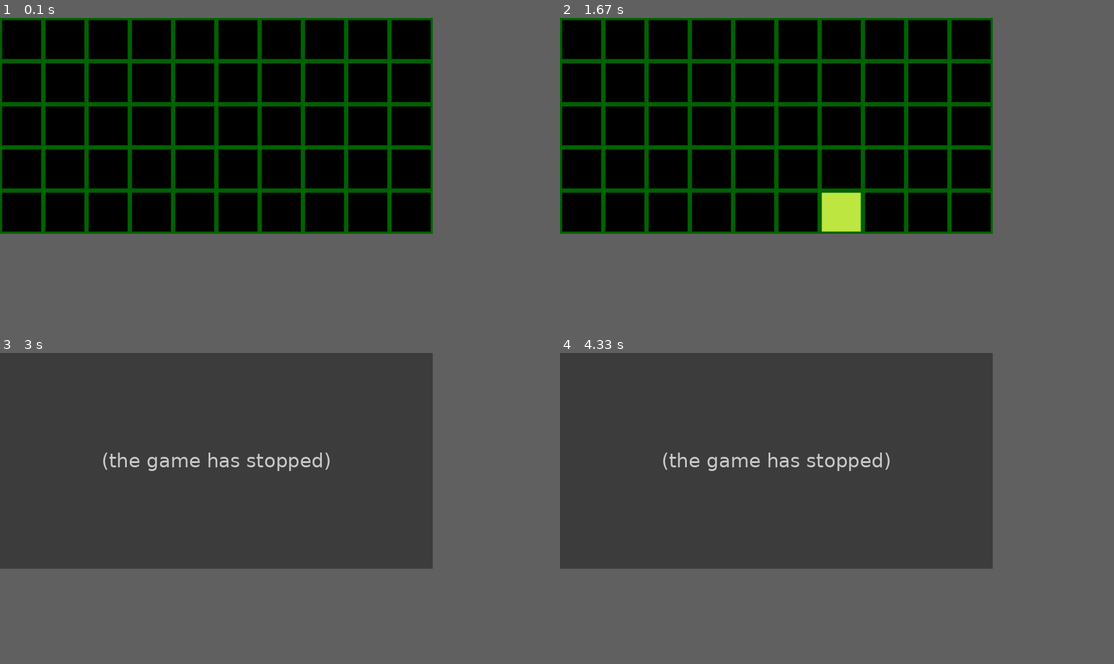
Above: before the commit, frames 1-4 (two rows, left to right).
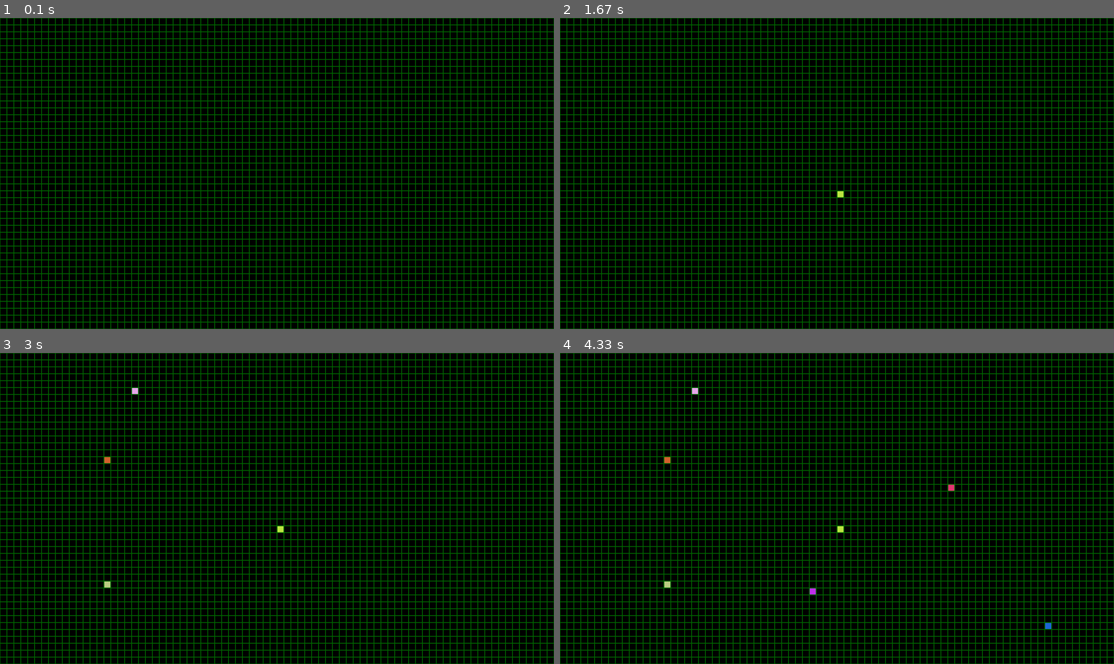
Above: after the commit, the same moments.

Repository: AtticusFinch2/Personal-stuff
Game: pygame game, started from pygameTut.py
The game is run twice, just before and just after one commit, with the same random seed, the same clock (stepped at 60 frames per second) and the same inputs.
Inputs (mouse positions are in pixels of both pictures, inside the frame that each line leads up to):
- Up to frame 1 (0.1 s): no input
- Up to frame 2 (1.67 s): click (837, 195) at 0.88 s
- Up to frame 3 (3 s): click (105, 461) at 1.72 s; click (105, 580) at 2.08 s; click (132, 393) at 2.58 s
- Up to frame 4 (4.33 s): click (809, 589) at 3.15 s; click (1047, 626) at 3.48 s; click (947, 483) at 3.92 s; click (1008, 502) at 4.32 s
In our replay, the window is 703x351 before the commit and 900x506 after it. These sizes can differ from the game's own. Grey fills any space a smaller window leaves; there, only what the larger window draws over its background counts as a difference.

The runs differ from the first frame. In frame 1, 35% of the frame differs, in the area x 0-100%, y 0-100%; in frame 2, 36%; in frame 3, 68%; in frame 4, 68%.
Error before the commit: IndexError: list assignment index out of range (pygameTut.py line 43); the game stopped at 2.08 s (later frames are placeholders)

Commit message:
Update pygameTut.py

Diff:
--- a/pygameTut.py
+++ b/pygameTut.py
@@ -1,26 +1,28 @@
 import pygame
-import copy
 import random as rand
+
 # pygame setup
 pygame.init()
-screen = pygame.display.set_mode((1000, 500))
+xScene = 1280
+yScene = 720
+screen = pygame.display.set_mode((xScene, yScene))
 clock = pygame.time.Clock()
 running = True
 dt = 0
-cols = 10
-rows = 5
-boxW = 100
-boxH = 100
-borderW = 5
+boxW = 16
+boxH = 16
+cols = int(xScene/boxW)+1
+rows = int(yScene/boxH)+1
+borderW = 1
 squareColor = [[pygame.Color(0,0,0) for x in range(rows)] for y in range(cols)]
 # player_pos = pygame.Vector2(screen.get_width() / 2, screen.get_height() / 2)
-def drawer():
+def boxDrawer(): #changes squareColor array into a grid with each color on that square
     for col in range(cols):
         for row in range(rows):
             pygame.draw.rect(screen, pygame.Color(0, 100, 0), pygame.Rect((boxW*col,boxH*row), (boxW,boxH)), width=borderW)
             pygame.draw.rect(screen, squareColor[col][row], pygame.Rect((boxW*col+borderW,boxH*row+borderW), (boxW-(2*borderW),boxH-(2*borderW))))
 
-
+TickMouseThing=0
 while running:
     # poll for events
     # pygame.QUIT event means the user clicked X to close your window
@@ -34,7 +36,7 @@
 
     # fill the screen with a color to wipe away anything from last frame
     screen.fill("purple")
-    drawer()
+    boxDrawer()
     (x,y) = pygame.mouse.get_pos()
     if click:
         col = int(x/boxW)
@@ -43,8 +45,7 @@
         squareColor[col][row] = pygame.Color(int(255*rand.random()),int(255*rand.random()),int(255*rand.random()))
 
 
-    '''pygame.draw.circle(screen, "red", player_pos, 40)
-
+    '''
     keys = pygame.key.get_pressed()
     if keys[pygame.K_w]:
         player_pos.y -= 300 * dt
@@ -53,7 +54,8 @@
     if keys[pygame.K_a]:
         player_pos.x -= 300 * dt
     if keys[pygame.K_d]:
-        player_pos.x += 300 * dt'''
+        player_pos.x += 300 * dt
+    '''
 
     # flip() the display to put your work on screen
     pygame.display.flip()
